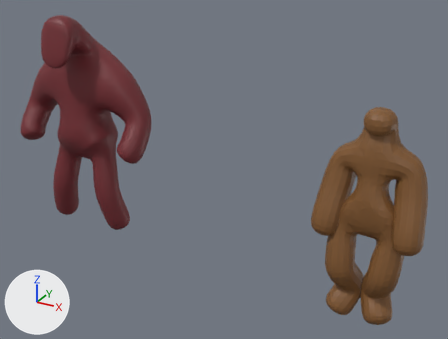
One commit to the Blender file Assets/Models/werewolf.blend: the scene before it, then after it.
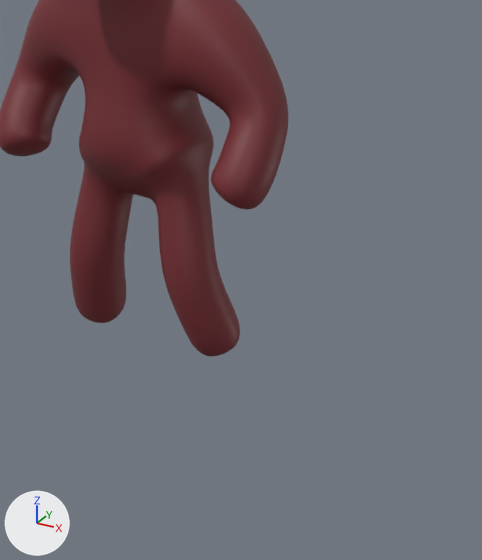
Each version is shown whole from a 50 mm lens placed at (7.33, -8.14, 6.08), pointed at (2.82, 0.07, 1.98), then close up on the part from 5% to 53% of the width and 21% to 95% of the height. The axes (+X, +Y, +Z) are drawn at lower left. The lights are the same throughout. The close-ups show mesh edges as thin lines.
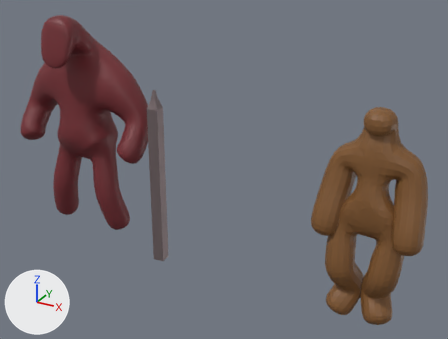
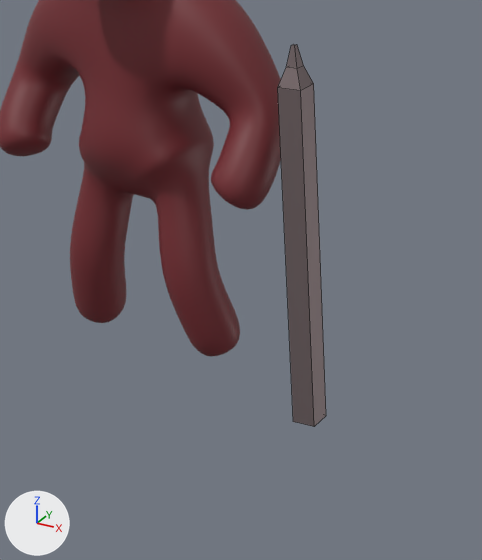
Boxes (x1, y1, x2, y2) around the edits, measured in the close-ups (482 x 560 px):
'spear', added: after (278, 44, 326, 427)

The change, as a list of edits to the scene's bpy script:
```text
Add mat_spear:
    mat_spear = principled_material('spear')
    mat_spear.base_color = (0.281, 0.219, 0.226)  # grey #908183
    mat_spear.metallic = 0.756
Add me_cube_003:
    me_cube_003.from_pydata([(-1.0, -1.0, -1.0), (-1.0, -1.0, 1.0), (-1.0, 1.0, -1.0), (-1.0, 1.0, 1.0), (1.0, -1.0, -1.0), (1.0, -1.0, 1.0), (1.0, 1.0, -1.0), (1.0, 1.0, 1.0), (-0.48, -0.48, 1.1), (-0.48, 0.48, 1.1), (0.48, 0.48, 1.1), (0.48, -0.48, 1.1), (-0.17, -0.17, 1.22), (-0.17, 0.17, 1.22), (0.17, 0.17, 1.22), (0.17, -0.17, 1.22)], [], [(0, 1, 3, 2), (2, 3, 7, 6), (6, 7, 5, 4), (4, 5, 1, 0), (2, 6, 4, 0), (3, 1, 8, 9), (10, 9, 13, 14), (1, 5, 11, 8), (7, 3, 9, 10), (5, 7, 10, 11), (14, 13, 12, 15), (11, 10, 14, 15), (9, 8, 12, 13), (8, 11, 15, 12)])
    me_cube_003.materials.append(mat_spear)  # grey #908183
Add ob_spear:
    ob_spear = bpy.data.objects.new('spear', me_cube_003)
    ob_spear.location = (1.659, -0.179, 1.507)
    ob_spear.rotation_euler = (-0.0237, -0.00898, 0.0812)  # degrees (-1.4, -0.5, 4.7)
    ob_spear.scale = (-0.0969, -0.0969, 1.4)
```
